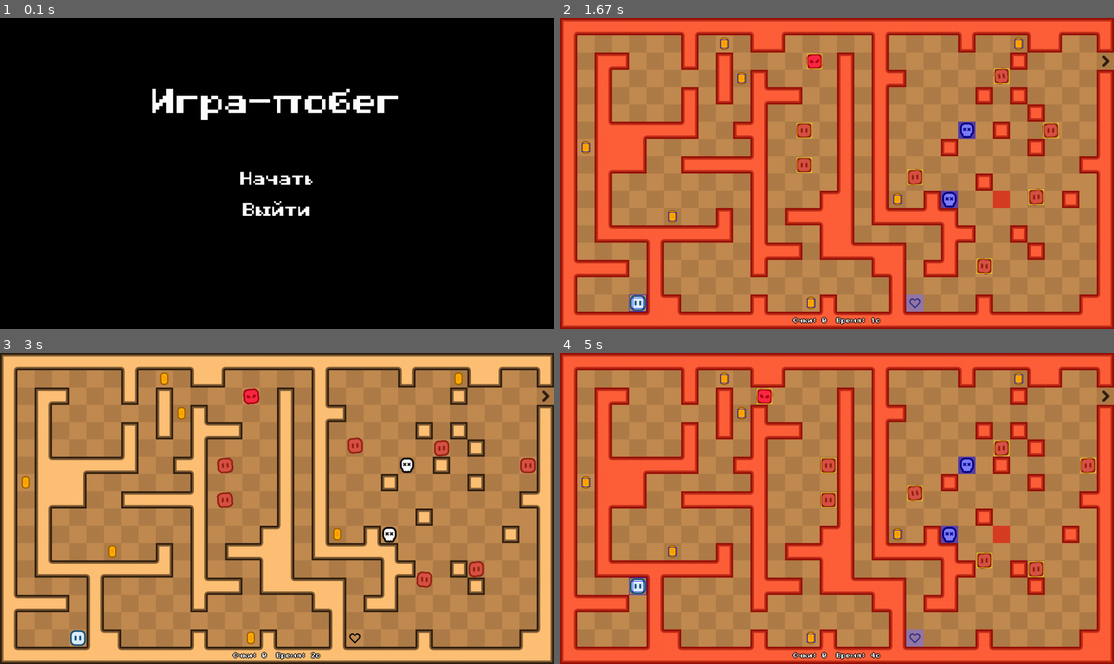
Above: before the commit, frames 1-4 (two rows, left to right).
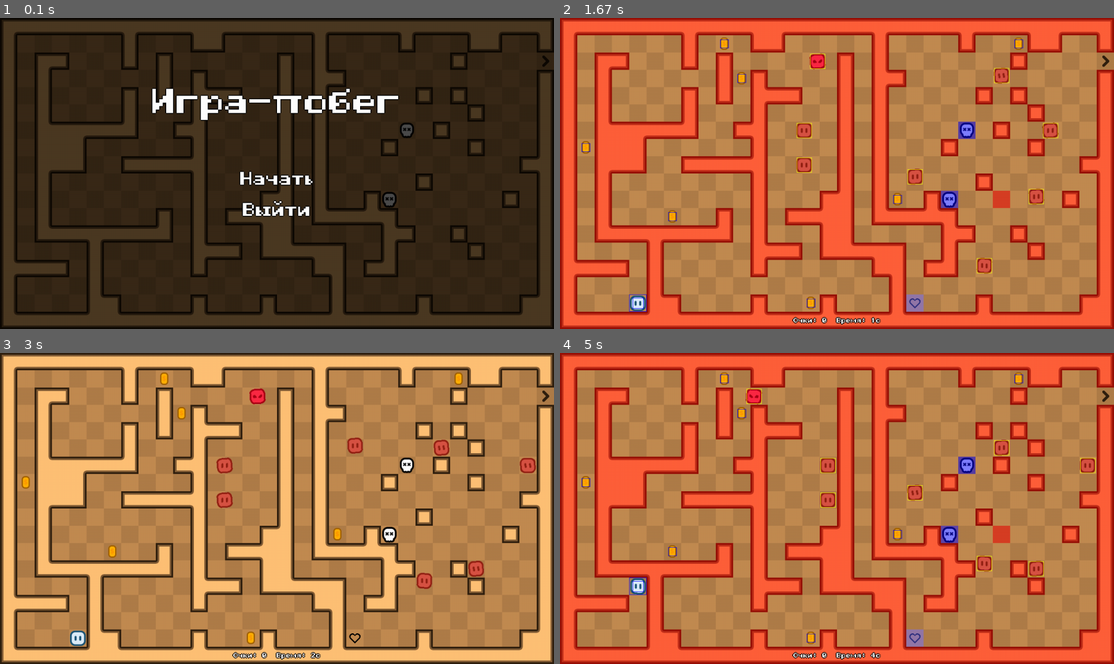
Above: after the commit, the same moments.

Repository: Mal4uLIJka/game-escape-pygame
Game: pygame game, started from main.py
Two runs of this game, one before a commit and one after it. Both use one fixed random seed, a clock stepped at 60 frames per second and the inputs below.
Inputs (mouse positions are in pixels of both pictures, inside the frame that each line leads up to):
- Up to frame 1 (0.1 s): no input
- Up to frame 2 (1.67 s): click "Начать" at 0.38 s; hold V 0.67-1.13 s; hold Right 0.67-1.13 s; move the mouse to (814, 185) at 0.7 s; tap V at 1.17, 1.5 s
- Up to frame 3 (3 s): hold V 1.83-2.3 s; hold Right 1.83-2.3 s; move the mouse to (105, 461) at 1.87 s; tap V at 2.33 s; hold V from 2.67 s (still down); hold Right from 2.67 s (still down); move the mouse to (343, 536) at 2.7 s
- Up to frame 4 (5 s): release V at 3.13 s; release Right at 3.13 s; tap V at 3.17 s; hold Up 4-4.47 s; move the mouse to (842, 539) at 4.03 s; hold Right 4.5-4.97 s

The runs differ from the first frame. In frame 1, 90% of the frame differs, in the area x 0-100%, y 0-100%; in frame 2, 0.3%; in frame 3, 0.4%; in frame 4, 0.6%.

Commit message:
new fps system, menu fix

Diff:
--- a/levels.json
+++ b/levels.json
@@ -54,9 +54,9 @@
       ["#", " ", "#", " ", "#", " ", "#", " ", "#", "#", "#", " ", "#", "#", " ", " ", " ", " ", " ", "#", " ", "s", " ", "#", " ", " ", " ", " ", " ", " ", " ", "#"],
       ["#", " ", "#", " ", "#", " ", "#", " ", "#", " ", " ", " ", "#", "#", " ", " ", " ", "#", " ", "#", " ", "s", " ", "#", " ", " ", " ", "@", " ", " ", "#", "#"],
       ["#", " ", "#", " ", "#", "@", "#", " ", "#", "X", "#", " ", " ", "#", "#", "#", "#", "#", " ", "#", " ", "s", " ", "#", "#", " ", " ", " ", " ", "#", "#", "#"],
-      ["#", " ", "#", " ", "#", "@", "#", " ", "#", " ", " ", " ", " ", "#", "#", "$", " ", " ", " ", "#", " ", "S", " ", "#", " ", " ", " ", " ", "X", "X", " ", "#"],
+      ["#", " ", "#", " ", "#", "@", "#", " ", "#", " ", " ", " ", " ", "#", "#", "$", " ", " ", " ", "#", " ", "s", " ", "#", " ", " ", " ", " ", "X", "X", " ", "#"],
       ["#", " ", "#", " ", "#", "@", "#", " ", "#", " ", "@", " ", " ", "#", " ", " ", "@", "@", " ", "#", " ", "s", " ", "#", " ", " ", "#", " ", " ", "X", " ", "#"],
-      ["#", " ", "#", " ", "#", "@", "#", " ", "#", " ", " ", " ", "#", "#", " ", "#", " ", " ", "#", "#", " ", "S", " ", "#", " ", " ", " ", " ", " ", "h", "#", "#"],
+      ["#", " ", "#", " ", "#", "@", "#", " ", "#", " ", " ", " ", "#", "#", " ", "#", " ", " ", "#", "#", " ", "s", " ", "#", " ", " ", " ", " ", " ", "h", "#", "#"],
       ["#", " ", "#", "$", "#", "@", "#", " ", "#", "#", " ", " ", " ", "#", " ", " ", " ", " ", "#", "#", "#", " ", "#", "#", " ", "@", " ", " ", " ", " ", " ", "#"],
       ["#", " ", "#", " ", "#", "@", "#", " ", "#", "#", "#", "#", " ", "#", "#", "#", " ", "#", "#", " ", "@", " ", " ", "#", "#", " ", " ", " ", " ", " ", " ", "#"],
       ["#", " ", "#", " ", "#", "@", "#", " ", "#", " ", " ", " ", " ", "#", " ", " ", " ", " ", "#", " ", " ", " ", " ", "#", "#", " ", " ", " ", " ", " ", "#", "#"],
--- a/main.py
+++ b/main.py
@@ -254,20 +254,20 @@
         self.anim_speed = anim_speed
 
         self.wobble_timer = 0.0
-        self.wobble_speed = 0.1 * (self.anim_speed / 2)
         self.is_moving = False
 
-    def update(self):
-        lerp_factor = 0.7
-        self.scale_x += (self.target_scale_x - self.scale_x) * lerp_factor
-        self.scale_y += (self.target_scale_y - self.scale_y) * lerp_factor
+    def update(self, dt):
+        lerp_strength = 20
+        self.scale_x += (self.target_scale_x - self.scale_x) * lerp_strength * dt
+        self.scale_y += (self.target_scale_y - self.scale_y) * lerp_strength * dt
 
         if self.is_moving:
-            self.wobble_timer += self.wobble_speed
+            wobble_speed_per_second = 6 * self.anim_speed
+            self.wobble_timer += wobble_speed_per_second * dt
             self.current_tilt = self.target_tilt * math.sin(self.wobble_timer)
         else:
             self.wobble_timer = 0.0
-            self.current_tilt += (0.0 - self.current_tilt) * 0.2
+            self.current_tilt += (0.0 - self.current_tilt) * 10 * dt
 
     def set_squash_stretch(self, direction):
         squash = self.squash_factor * random.uniform(0.9, 1.1)
@@ -329,7 +329,7 @@
 
 
 class Player:
-    def __init__(self, x, y, assets, base_speed=5):
+    def __init__(self, x, y, assets, base_speed=600):
         self.start_pos = (x, y)
         self.x = float(x)
         self.y = float(y)
@@ -340,7 +340,8 @@
         self.speed = float(base_speed)
         self.direction = None
         self.is_moving = False
-        self.pressed_keys = set()
+        self.held_keys = set()
+        self.next_direction = None
         self.reverse_tiles_underneath = []
         self.target_x = None
         self.target_y = None
@@ -393,25 +394,30 @@
         self.anim_controller.set_squash_stretch(direction)
         self.anim_controller.set_tilt(direction)
 
-    def update(self):
-        self.anim_controller.update()
+    def update(self, dt):
+        self.anim_controller.update(dt)
 
         if not self.is_moving:
             self.anim_controller.reset_animation()
 
         if not self.is_moving:
             return
+
+        move_distance = self.speed * dt
+
         if self.direction == "left":
-            self.x = max(self.target_x, self.x - self.speed)
+            self.x = max(self.target_x, self.x - move_distance)
         elif self.direction == "right":
-            self.x = min(self.target_x, self.x + self.speed)
+            self.x = min(self.target_x, self.x + move_distance)
         elif self.direction == "up":
-            self.y = max(self.target_y, self.y - self.speed)
+            self.y = max(self.target_y, self.y - move_distance)
         elif self.direction == "down":
-            self.y = min(self.target_y, self.y + self.speed)
+            self.y = min(self.target_y, self.y + move_distance)
+
         self.rect.x = int(round(self.x))
         self.rect.y = int(round(self.y))
         self.hitbox.center = self.rect.center
+
         if self.rect.x == self.target_x and self.rect.y == self.target_y:
             self.x = float(self.target_x)
             self.y = float(self.target_y)
@@ -430,6 +436,8 @@
         self.target_y = None
         self.anim_controller.force_reset_animation()
         self.visible = True
+        self.held_keys.clear()
+        self.next_direction = None
 
     def draw(self, surface, debug_mode=False):
         if not self.visible:
@@ -442,7 +450,7 @@
 
 
 class Enemy:
-    def __init__(self, x, y, move_type, assets, speed=2, hitx=-5, hity=-5):
+    def __init__(self, x, y, move_type, assets, speed=240, hitx=-5, hity=-5):
         self.start_pos = (x, y)
         self.x = float(x)
         self.y = float(y)
@@ -452,8 +460,8 @@
         self.move_type = move_type
         self.speed = float(speed)
         self.direction = 1
-        self.color = (255, 0, 0) if speed > 2 else (180, 50, 50)
-        self.anim_controller = AnimationController(squash_factor=0.02, tilt_factor=5, anim_speed=speed)
+        self.color = (255, 0, 0) if speed > 240 else (180, 50, 50)
+        self.anim_controller = AnimationController(squash_factor=0.02, tilt_factor=5, anim_speed=speed / 120)
 
         self.is_paused = False
         self.pause_timer = 0
@@ -461,9 +469,9 @@
 
         self.original_image = None
         texture_name = ""
-        if speed == 2:
+        if speed == 240:
             texture_name = "enemy_slow"
-        elif speed == 4:
+        elif speed == 480:
             texture_name = "enemy_fast"
 
         if texture_name and assets:
@@ -485,7 +493,7 @@
         self.is_paused = False
         self.pause_timer = 0
 
-    def update(self, walls):
+    def update(self, walls, dt):
         if self.is_paused:
             self.pause_timer -= 1
             if self.pause_timer <= 0:
@@ -493,7 +501,7 @@
                 self.direction *= -1
 
             self.anim_controller.reset_animation()
-            self.anim_controller.update()
+            self.anim_controller.update(dt)
             return
 
         move_direction = None
@@ -507,10 +515,13 @@
             self.anim_controller.set_tilt(move_direction)
 
         old_x, old_y = self.x, self.y
+        move_distance = self.speed * self.direction * dt
+
         if self.move_type == 'horizontal':
-            self.x += self.speed * self.direction
+            self.x += move_distance
         elif self.move_type == 'vertical':
-            self.y += self.speed * self.direction
+            self.y += move_distance
+
         self.rect.x = int(self.x)
         self.rect.y = int(self.y)
         self.hitbox.center = self.rect.center
@@ -525,7 +536,7 @@
                 self.pause_timer = self.pause_duration
                 break
 
-        self.anim_controller.update()
+        self.anim_controller.update(dt)
 
     def draw(self, surface, debug_mode=False):
         self.anim_controller.draw_animated(surface, self.original_image, self.rect)
@@ -541,7 +552,7 @@
 
 
 class SuperEnemy(Enemy):
-    def __init__(self, x, y, move_type, assets, speed=2, hitx=-5, hity=-5):
+    def __init__(self, x, y, move_type, assets, speed=240, hitx=-5, hity=-5):
         super().__init__(x, y, move_type, assets, speed, hitx, hity)
         self.color = (139, 0, 0)
         self.direction_look = 'right' if self.move_type == 'horizontal' else 'down'
@@ -563,7 +574,7 @@
             self.original_image = pygame.Surface((TILE_SIZE, TILE_SIZE))
             self.original_image.fill(self.color)
 
-    def update(self, walls):
+    def update(self, walls, dt):
         if self.is_paused:
             self.pause_timer -= 1
             if self.pause_timer <= 0:
@@ -575,7 +586,7 @@
                     self.direction_look = 'up' if self.direction == -1 else 'down'
 
             self.anim_controller.reset_animation()
-            self.anim_controller.update()
+            self.anim_controller.update(dt)
             return
 
         move_direction = None
@@ -589,10 +600,12 @@
             self.anim_controller.set_tilt(move_direction)
 
         old_x, old_y = self.x, self.y
+        move_distance = self.speed * self.direction * dt
+
         if self.move_type == 'horizontal':
-            self.x += self.speed * self.direction
+            self.x += move_distance
         elif self.move_type == 'vertical':
-            self.y += self.speed * self.direction
+            self.y += move_distance
         self.rect.x = int(self.x)
         self.rect.y = int(self.y)
         self.hitbox.center = self.rect.center
@@ -607,7 +620,7 @@
                 self.pause_timer = self.pause_duration
                 break
 
-        self.anim_controller.update()
+        self.anim_controller.update(dt)
 
     def _cast_ray(self, start_pos, angle_rad, length, walls):
         end_x = start_pos[0] + math.cos(angle_rad) * length
@@ -729,20 +742,20 @@
             "#": lambda x, y: Wall(x, y),
             " ": None,
             "P": "player",
-            "h": lambda x, y, assets: Enemy(x, y, 'horizontal', assets, speed=2),
-            "v": lambda x, y, assets: Enemy(x, y, 'vertical', assets, speed=2),
-            "f": lambda x, y, assets: Enemy(x, y, 'horizontal', assets, speed=4),
-            "l": lambda x, y, assets: Enemy(x, y, 'vertical', assets, speed=4),
+            "h": lambda x, y, assets: Enemy(x, y, 'horizontal', assets, speed=240),
+            "v": lambda x, y, assets: Enemy(x, y, 'vertical', assets, speed=240),
+            "f": lambda x, y, assets: Enemy(x, y, 'horizontal', assets, speed=480),
+            "l": lambda x, y, assets: Enemy(x, y, 'vertical', assets, speed=480),
             "D": lambda x, y: Door(x, y),
-            "s": lambda x, y: Slow(x, y),
-            "S": lambda x, y: Slow(x, y, 20),
+            "s": lambda x, y: Slow(x, y, speed=2),
+            "S": lambda x, y: Slow(x, y, speed=20),
             "X": lambda x, y: Death(x, y),
             "$": lambda x, y: Coin(x, y),
             "@": lambda x, y: Reverse(x, y),
-            "H": lambda x, y, assets: SuperEnemy(x, y, 'horizontal', assets, speed=2),
-            "V": lambda x, y, assets: SuperEnemy(x, y, 'vertical', assets, speed=2),
-            "F": lambda x, y, assets: SuperEnemy(x, y, 'horizontal', assets, speed=4),
-            "L": lambda x, y, assets: SuperEnemy(x, y, 'vertical', assets, speed=4),
+            "H": lambda x, y, assets: SuperEnemy(x, y, 'horizontal', assets, speed=240),
+            "V": lambda x, y, assets: SuperEnemy(x, y, 'vertical', assets, speed=240),
+            "F": lambda x, y, assets: SuperEnemy(x, y, 'horizontal', assets, speed=480),
+            "L": lambda x, y, assets: SuperEnemy(x, y, 'vertical', assets, speed=480),
             "C": lambda x, y: Checkpoint(x, y)
         }
         self.class_map = {
@@ -753,10 +766,22 @@
         with open(self.file_path, 'r') as f:
             return json.load(f)
 
-    def load_level(self, level_name, assets):
+    def load_level(self, level_name, assets, is_menu_load=False):
         level_data = self.levels_data.get(level_name)
         if not level_data:
             raise ValueError(f"Уровень '{level_name}' не найден в JSON.")
+
+        current_background = pygame.Surface((SCREEN_WIDTH, SCREEN_HEIGHT))
+        current_background.fill(pygame.Color('darkgrey'))
+        try:
+            background_image = pygame.image.load(level_data["background"]).convert()
+            current_background = pygame.transform.scale(background_image, (SCREEN_WIDTH, SCREEN_HEIGHT))
+        except pygame.error:
+            print(f"Фон '{level_data['background']}' не найден. Используется серый цвет.")
+
+        if is_menu_load:
+            return current_background
+
         for obj_list in self.class_map.values():
             obj_list.clear()
         player_spawn = None
@@ -781,15 +806,6 @@
                             obj_list.append(obj)
                             break
 
-        current_background = pygame.Surface((SCREEN_WIDTH, SCREEN_HEIGHT))
-        current_background.fill(pygame.Color('darkgrey'))
-
-        try:
-            background_image = pygame.image.load(level_data["background"]).convert()
-            current_background = pygame.transform.scale(background_image, (SCREEN_WIDTH, SCREEN_HEIGHT))
-        except pygame.error:
-            print(f"Фон '{level_data['background']}' не найден. Используется серый цвет.")
-
         return (
             self.class_map[Wall],
             self.class_map[Enemy],
@@ -919,7 +935,7 @@
             self.draw_win_screen(surface)
 
     def draw_main_menu(self, surface):
-        surface.fill(BLACK)
+        surface.blit(self.game.main_menu_bg_dimmed, (0, 0))
         self.draw_text_with_outline(surface, "Игра-побег", self.font_large, WHITE, (SCREEN_WIDTH // 2, 200))
         for button in self.main_menu_buttons:
             button.draw(surface)
@@ -937,6 +953,10 @@
         for button in self.death_menu_buttons:
             button.draw(surface)
 
+        self.draw_text_with_outline(surface, f"Очки: {self.game.score}  Время: {self.game.elapsed_time}c",
+                                    self.font_small, WHITE,
+                                    (SCREEN_WIDTH // 2, SCREEN_HEIGHT - 12), center_bottom=True)
+
     def draw_win_screen(self, surface):
         self.game.in_game_draw()
 
@@ -947,10 +967,15 @@
         if self.win_animation_timer >= self.win_animation_duration:
             self.draw_text_with_outline(surface, "Вы сбежали!", self.font_large, WHITE, (SCREEN_WIDTH // 2, 200))
 
-            self.draw_text_with_outline(surface, self.get_stats_text(), self.font_medium, WHITE, (SCREEN_WIDTH // 2, 280))
+            self.draw_text_with_outline(surface, self.get_stats_text(), self.font_medium, WHITE,
+                                        (SCREEN_WIDTH // 2, 280))
 
             for button in self.win_menu_buttons:
                 button.draw(surface)
+
+        self.draw_text_with_outline(surface, f"Очки: {self.game.score}  Время: {self.game.elapsed_time}c",
+                                    self.font_small, WHITE,
+                                    (SCREEN_WIDTH // 2, SCREEN_HEIGHT - 12), center_bottom=True)
 
     def get_stats_text(self):
         score_str = f"Очки: {self.game.score} Время: {self.game.elapsed_time}c"
@@ -999,6 +1024,8 @@
         self.elapsed_time = 0
         self.clock = pygame.time.Clock()
 
+        self.debug_start_level = 0
+
         self.screen = pygame.display.set_mode((SCREEN_WIDTH, SCREEN_HEIGHT))
         pygame.display.set_caption("Игра-побег")
 
@@ -1018,6 +1045,8 @@
         self.player_spawn = None
         self.active_checkpoint_pos = None
         self.current_background = None
+        self.main_menu_bg = None
+        self.main_menu_bg_dimmed = None
         self.death_tiles = []
         self.slow_tiles = []
         self.reverse_tiles = []
@@ -1036,20 +1065,38 @@
         self.assets.load_sound("coin", "./sounds/pickupCoin.wav")
         self.assets.load_sound("next_level", "./sounds/nextLevel.wav")
         self.assets.load_sound("reverse", "./sounds/click.wav")
+        self.assets.load_sound("spawn", "./sounds/spawn.wav")
+        self.assets.load_sound("finish", "./sounds/finish.wav")
 
         self.player = Player(40, 40, self.assets)
         self.menu_manager = MenuManager(self)
+
+        self.preload_menu_background()
+
+    def preload_menu_background(self):
+        if self.level_names:
+            level_name = self.level_names[0]
+            self.main_menu_bg = self.level_loader.load_level(level_name, self.assets, is_menu_load=True)
+            self.main_menu_bg_dimmed = self.main_menu_bg.copy()
+            overlay = pygame.Surface((SCREEN_WIDTH, SCREEN_HEIGHT), pygame.SRCALPHA)
+            overlay.fill((0, 0, 0, 180))
+            self.main_menu_bg_dimmed.blit(overlay, (0, 0))
+        else:
+            self.main_menu_bg = pygame.Surface((SCREEN_WIDTH, SCREEN_HEIGHT))
+            self.main_menu_bg.fill(BLACK)
+            self.main_menu_bg_dimmed = self.main_menu_bg.copy()
 
     def reset_game(self):
         self.score = 0
         self.start_time = pygame.time.get_ticks()
         self.time_penalty = 0
         self.elapsed_time = 0
-        self.current_level_index = 0
+        self.current_level_index = self.debug_start_level
         self.active_checkpoint_pos = None
         self.menu_manager.win_animation_timer = 0
         self.player.visible = True
-        self.player.pressed_keys.clear()
+        self.player.held_keys.clear()
+        self.player.next_direction = None
         self.collected_coins_by_level = {}
 
     def start_game(self):
@@ -1057,6 +1104,12 @@
         self.load_current_level()
         self.game_state = "in_game"
 
+        sound = self.assets.get_sound("spawn")
+        if sound:
+            sound.set_volume(0.4)
+            channel = pygame.mixer.find_channel(True)
+            channel.play(sound)
+
     def quit_game(self):
         self.running = False
 
@@ -1064,7 +1117,8 @@
         self.score = max(0, self.score - 100)
         self.time_penalty += 5
         self.player.visible = True
-        self.player.pressed_keys.clear()
+        self.player.held_keys.clear()
+        self.player.next_direction = None
         self.load_current_level()
         self.game_state = "in_game"
 
@@ -1084,6 +1138,9 @@
 
             if self.player_spawn:
                 self.player.start_pos = self.player_spawn
+
+            if self.current_level_index > 0 and self.player_spawn:
+                self.active_checkpoint_pos = self.player_spawn
 
             self.player.reset()
 
@@ -1098,17 +1155,21 @@
             return True
         else:
             self.game_state = "win_screen"
+            sound = self.assets.get_sound("finish")
+            if sound:
+                sound.set_volume(0.4)
+                channel = pygame.mixer.find_channel(True)
+                channel.play(sound)
             return False
 
     def run(self):
         while self.running:
+            dt = self.clock.tick(120) / 1000.0
             mouse_pos = pygame.mouse.get_pos()
 
             self.events(mouse_pos)
-            self.update(mouse_pos)
+            self.update(mouse_pos, dt)
             self.draw()
-
-            self.clock.tick(120)
 
         pygame.quit()
 
@@ -1122,9 +1183,9 @@
             else:
                 self.menu_manager.handle_event(event, self.game_state)
 
-    def update(self, mouse_pos):
+    def update(self, mouse_pos, dt):
         if self.game_state == "in_game":
-            self.in_game_update(mouse_pos)
+            self.in_game_update(mouse_pos, dt)
         else:
             self.menu_manager.update(mouse_pos, self.game_state)
 
@@ -1134,33 +1195,64 @@
         else:
             self.menu_manager.draw(self.screen, self.game_state)
 
+        if self.game_state == "in_game":
+            self.menu_manager.draw_text_with_outline(self.screen, f"Очки: {self.score}  Время: {self.elapsed_time}c",
+                                                     self.font_small, WHITE,
+                                                     (SCREEN_WIDTH // 2, SCREEN_HEIGHT - 12), center_bottom=True)
+
         pygame.display.flip()
 
     def in_game_events(self, event):
         if event.type == pygame.KEYDOWN:
             if event.key == pygame.K_v:
                 self.debug_mode = not self.debug_mode
-            if event.key in [pygame.K_LEFT, pygame.K_RIGHT, pygame.K_UP, pygame.K_DOWN]:
-                self.player.pressed_keys.add(event.key)
+
+            direction = None
+            if event.key == pygame.K_LEFT:
+                direction = "left"
+            elif event.key == pygame.K_RIGHT:
+                direction = "right"
+            elif event.key == pygame.K_UP:
+                direction = "up"
+            elif event.key == pygame.K_DOWN:
+                direction = "down"
+
+            if direction:
+                self.player.held_keys.add(event.key)
+                if self.player.is_moving:
+                    self.player.next_direction = direction
+                else:
+                    self.player.start_move(direction, self.walls, self.transforming_reverse_tiles)
+
         if event.type == pygame.KEYUP:
-            if event.key in self.player.pressed_keys:
-                self.player.pressed_keys.remove(event.key)
-
-    def in_game_update(self, mouse_pos):
+            if event.key in self.player.held_keys:
+                self.player.held_keys.remove(event.key)
+
+            direction = None
+            if event.key == pygame.K_LEFT:
+                direction = "left"
+            elif event.key == pygame.K_RIGHT:
+                direction = "right"
+            elif event.key == pygame.K_UP:
+                direction = "up"
+            elif event.key == pygame.K_DOWN:
+                direction = "down"
+
+            if direction and self.player.next_direction == direction:
+                self.player.next_direction = None
+
+    def in_game_update(self, mouse_pos, dt):
         self.elapsed_time = (pygame.time.get_ticks() - self.start_time) // 1000 + self.time_penalty
 
-        if not self.player.is_moving:
-            direction_to_move = None
-            if pygame.K_UP in self.player.pressed_keys:
-                direction_to_move = "up"
-            elif pygame.K_DOWN in self.player.pressed_keys:
-                direction_to_move = "down"
-            elif pygame.K_LEFT in self.player.pressed_keys:
-                direction_to_move = "left"
-            elif pygame.K_RIGHT in self.player.pressed_keys:
-                direction_to_move = "right"
-            if direction_to_move:
-                self.player.start_move(direction_to_move, self.walls, self.transforming_reverse_tiles)
+        slow_tile_found = None
+        for tile in self.slow_tiles:
+            if self.player.hitbox.colliderect(tile.rect):
+                slow_tile_found = tile
+                break
+        if slow_tile_found:
+            self.player.speed = self.player.base_speed / slow_tile_found.speed
+        else:
+            self.player.speed = self.player.base_speed
 
         current_reverse_tiles = []
         for path in self.reverse_tiles:
@@ -1188,17 +1280,25 @@
             if tile in self.transforming_reverse_tiles: self.transforming_reverse_tiles.remove(tile)
             if tile in self.reverse_tiles: self.reverse_tiles.remove(tile)
 
-        slow_tile_found = None
-        for tile in self.slow_tiles:
-            if self.player.hitbox.colliderect(tile.rect):
-                slow_tile_found = tile
-                break
-        if slow_tile_found:
-            self.player.speed = self.player.base_speed / slow_tile_found.speed
-        else:
-            self.player.speed = self.player.base_speed
-
-        self.player.update()
+        self.player.update(dt)
+
+        if not self.player.is_moving:
+            direction_to_move = None
+            if self.player.next_direction:
+                direction_to_move = self.player.next_direction
+                self.player.next_direction = None
+            else:
+                if pygame.K_UP in self.player.held_keys:
+                    direction_to_move = "up"
+                elif pygame.K_DOWN in self.player.held_keys:
+                    direction_to_move = "down"
+                elif pygame.K_LEFT in self.player.held_keys:
+                    direction_to_move = "left"
+                elif pygame.K_RIGHT in self.player.held_keys:
+                    direction_to_move = "right"
+
+            if direction_to_move:
+                self.player.start_move(direction_to_move, self.walls, self.transforming_reverse_tiles)
 
         for checkpoint in self.checkpoint_tiles:
             if self.player.hitbox.colliderect(checkpoint.rect) and not checkpoint.is_active:
@@ -1228,7 +1328,7 @@
                     break
 
         for enemy in self.enemies:
-            enemy.update(self.walls)
+            enemy.update(self.walls, dt)
 
         for door in self.doors:
             if self.player.hitbox.colliderect(door.rect):
@@ -1286,10 +1386,6 @@
             for coin in self.coins:
                 coin.draw(self.screen, True)
 
-        self.menu_manager.draw_text_with_outline(self.screen, f"Очки: {self.score}  Время: {self.elapsed_time}c",
-                                                 self.font_small, WHITE,
-                                                 (SCREEN_WIDTH // 2, SCREEN_HEIGHT - 12), center_bottom=True)
-
 
 if __name__ == '__main__':
     game = Game()
Not shown, added: sounds/finish.wav
Not shown, added: sounds/spawn.wav
